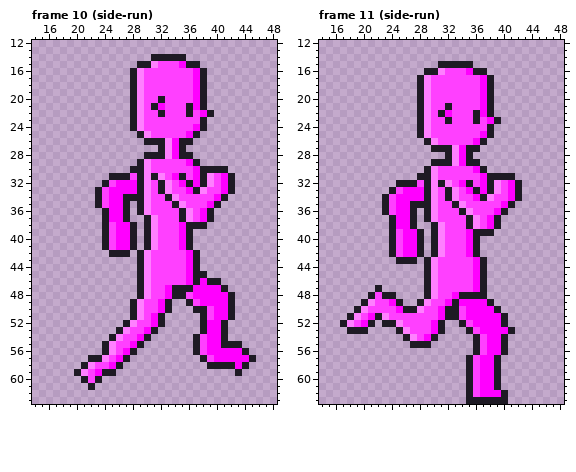
A pixel-art file gets an edit: art/avatar/body.aseprite. The first picture shows the starting point.
64x64 pixels, 15 frames. Shown: frame 10 (side-run): x 14..48, y 12..63; frame 11 (side-run): x 14..48, y 12..63. The commit also changed other frames, which this record leaves out.
The result:
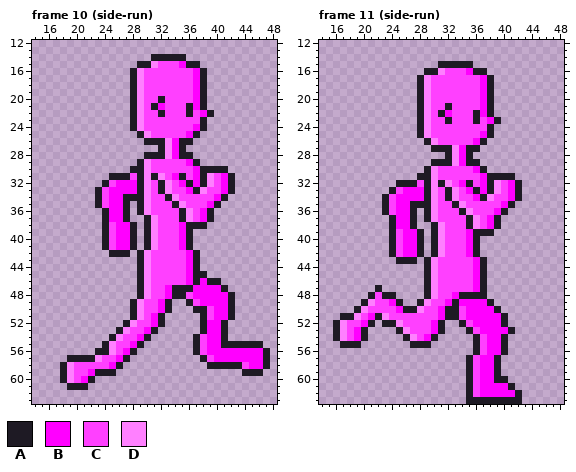
Palette (. is transparent): A #1e1a24  B #ff00ff  C #ff40ff  D #ff80ff
Change:
--- frame 10 (side-run)
@@ x 14..48 @@
 54 ...........ADCCBA......ACBBA.......
-55 ..........ADCCBA.......ACBBAAA.....
-56 ..........ADCBA........ACBBBBBA....
-57 ........AADCBA..........ACBBBBBA...
-58 .......ADCCBA............AAAABA....
-59 ......ADCBAA.................A.....
-60 .......ACA.........................
-61 ........A..........................
+55 ..........ADCCBA.......ACBBAAAAAA..
+56 .........AADCBA........ACBBBBBBBBA.
+57 .....AAAADCCBA..........ACBBBBBBBA.
+58 ....ADCCCCCBA............AAAAACBBA.
+59 ....ADCCBAAA..................AAA..
+60 ....ADCBA..........................
+61 .....AAA...........................
 62 ...................................
--- frame 11 (side-run)
@@ x 14..22 @@
 50 .....ADCC
-51 ....ADCBA
-52 ...ADCBA.
-53 ....AAA..
-54 .........
-55 .........
+51 ...AADCBA
+52 ..ADCCBA.
+53 ..ADCBA..
+54 ..ADCBA..
+55 ...AAA...
 56 .........
@@ x 37..44 @@
 59 BBA.....
-60 BBA.....
-61 BBA.....
-62 BBBA....
-63 AAAA....
+60 BBAA....
+61 BBBBA...
+62 BBBBBA..
+63 AAAAAA..
Changed places in both pictures, as pixel boxes (x1, y1, x2, y2):
changed: (235, 341, 270, 376)
changed: (60, 348, 109, 390)
changed: (333, 313, 368, 348)
changed: (494, 376, 522, 404)
